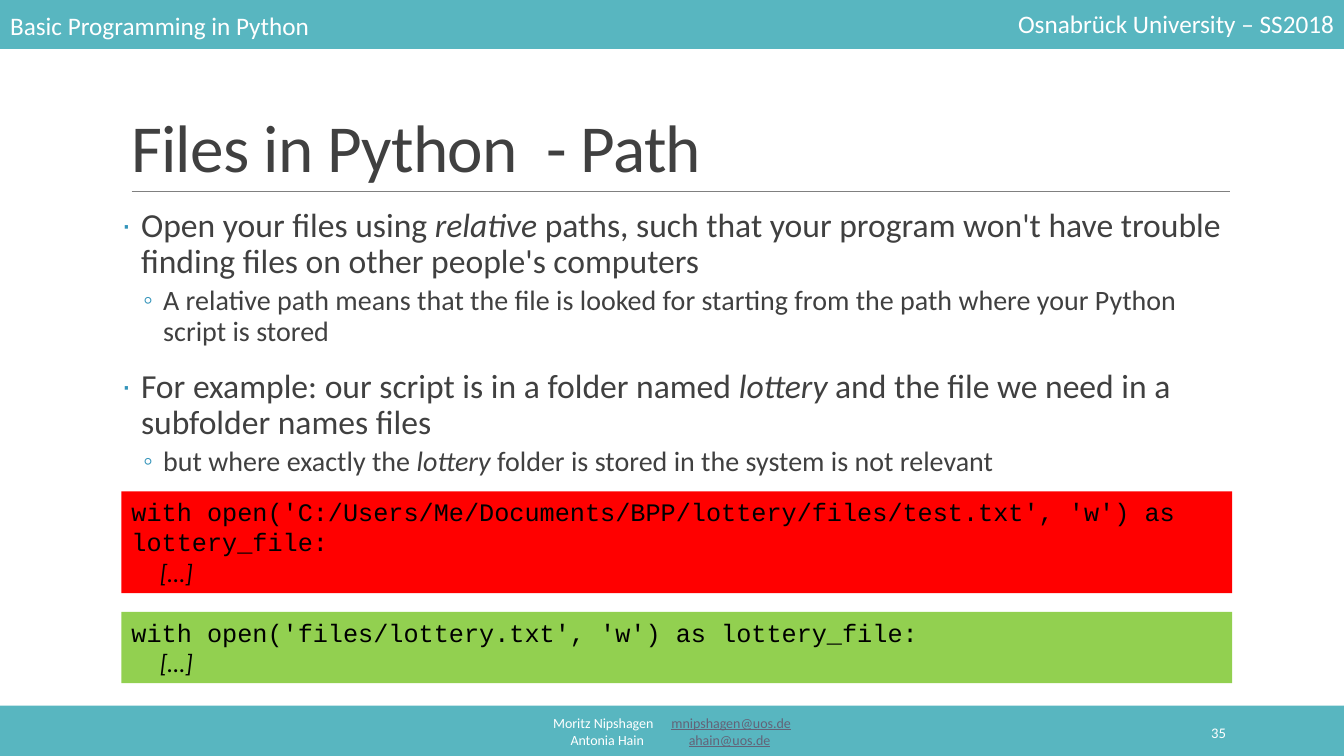
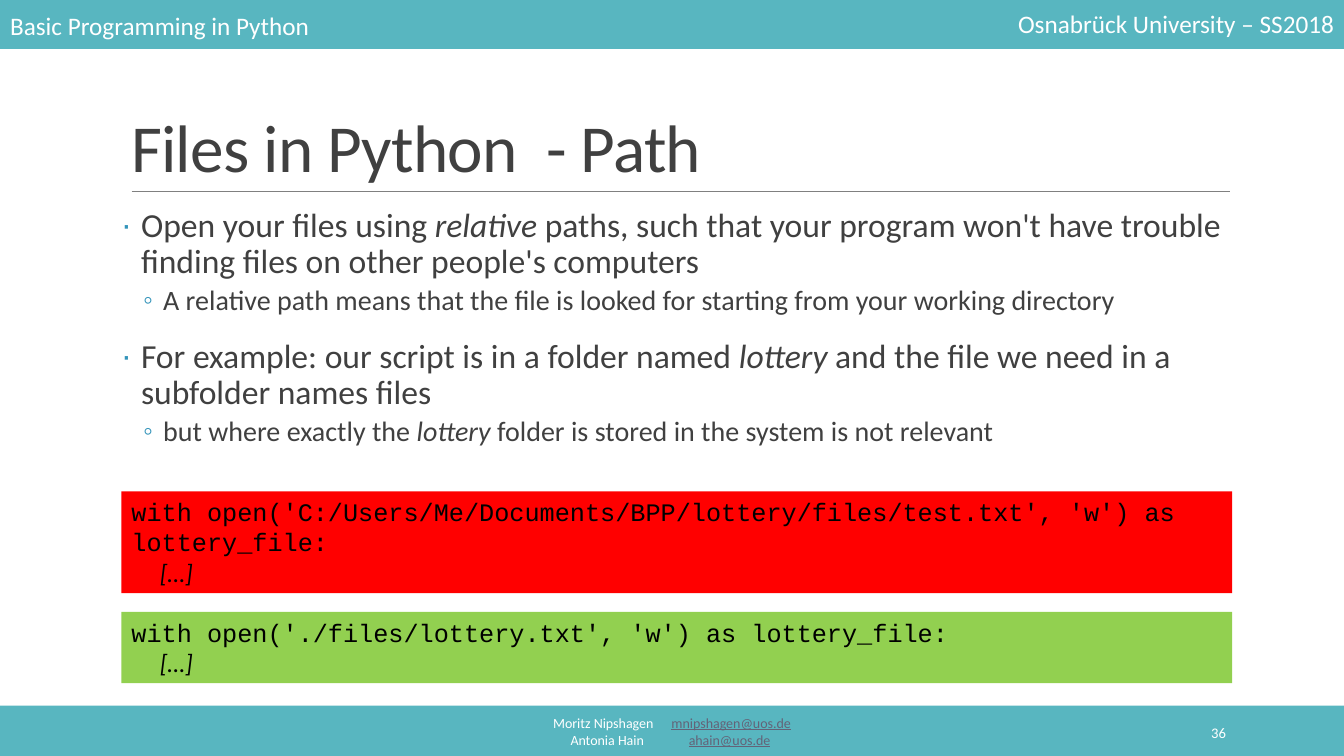
Before and after one commit to mnipshagen/monty, a slide deck: slide 36 of 2018/06/06_Sorting_and_IO.pptx (slide 35 before the commit). Drawn at 1344x756 pixels with LibreOffice and Linux fonts; fonts in the diff are those of the drawing. Boxes give left, top, right and bottom in pixels: in the first picture for what was removed or moved away, otherwise in the second. Text is boxed around its words. In the diff, an @@ line names an element or a change of style, - is before the commit and + after.

```diff
--- a/2018/06/06_Sorting_and_IO.pptx
+++ b/2018/06/06_Sorting_and_IO.pptx
@@ text at <box>163,290,1115,315</box>: text changed @@
-  ◦ A relative path means that the file is looked for starting from the path where your Python script is stored
+  ◦ A relative path means that the file is looked for starting from your working directory
@@ text in rectangle at <box>131,623,948,648</box>: text changed @@
-with open('files/lottery.txt', 'w') as lottery_file:
+with open('./files/lottery.txt', 'w') as lottery_file:
@@ page number at <box>1211,728,1226,738</box>: text changed @@
-35
+36
```
Also in this commit, not shown: 22 other slides changed, 12 slides added, 2 slides removed.
